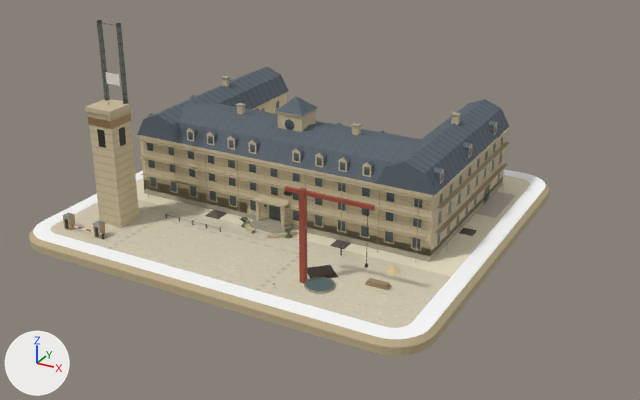
The glTF model src/emblems/buildings/hq.glb, before and after one commit.
Rendered twice from a 50 mm camera at (77.2, -131.6, 70.8) aimed at (6.6, -3.3, 6.7). Arrows for +X, +Y and +Z are at lower left; the lights stay in place. The first picture is the older version. Where no turn or scale is listed for an object, it has been applied to the vertices. Vertices at exactly the same position are counted once.

In view in the first picture: 'batiment', 'chantier', 'cour', 'lisere', 'niveau_3', 'perron', 'ruines', 'signe', 'socle', 'toits' and 6 more.
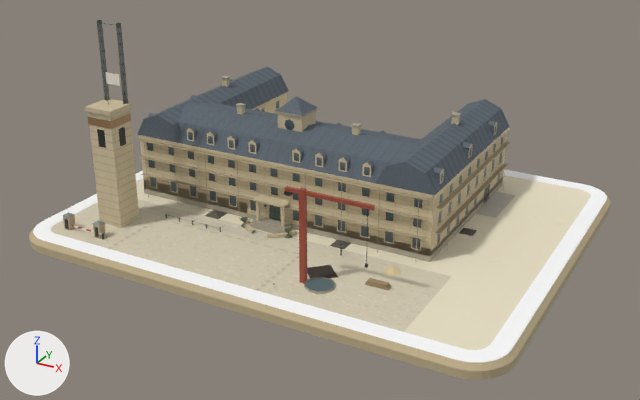
What differs and where, as boxes (x1, y1, x2, y2) in the pictures (640 x 400 px; the box of a moved part takes in the faces that stretch with it):
'socle', reshaped (12% wider, 13% taller): before (29, 175, 549, 356); after (29, 175, 611, 380)
'lisere', reshaped (12% wider, 14% taller): before (33, 169, 546, 339); after (33, 169, 607, 363)
part 1 of me_mesh_0, moved or reshaped: before (379, 179, 549, 356); after (379, 179, 611, 380)
part 2 of me_mesh_1, moved or reshaped: before (379, 175, 546, 339); after (379, 174, 607, 363)

What changed in the scene script:
```text
Change me_mesh_0:
    used by ob_socle; location = (0.0, 0.0, 0.0)
    remove me_mesh_0.from_pydata(...)  # 108 vertices, 178 faces; spans x -38.8..38.8, y -33.8..38.8, z 0.0..2.2
    add me_mesh_0.from_pydata(...)  # 108 vertices, 178 faces; spans x -38.8..50.8, y -33.8..38.8, z 0.0..2.2
    me_mesh_0 part 1: all 54 vertices in x 32.0..38.8, y -33.8..38.8, z 0.0..2.2 are moved by (12.0, 0.0, 0.0)
Change me_mesh_1:
    used by ob_lisere; location = (0.0, 0.0, 0.0)
    remove me_mesh_1.from_pydata(...)  # 144 vertices, 216 faces; spans x -38.0..38.0, y -33.0..38.0, z 2.2..2.3
    add me_mesh_1.from_pydata(...)  # 144 vertices, 216 faces; spans x -38.0..50.0, y -33.0..38.0, z 2.2..2.3
    me_mesh_1 part 2: all 72 vertices in x 32.0..38.0, y -33.0..38.0, z 2.2..2.3 are moved by (12.0, 0.0, 0.0)
```
